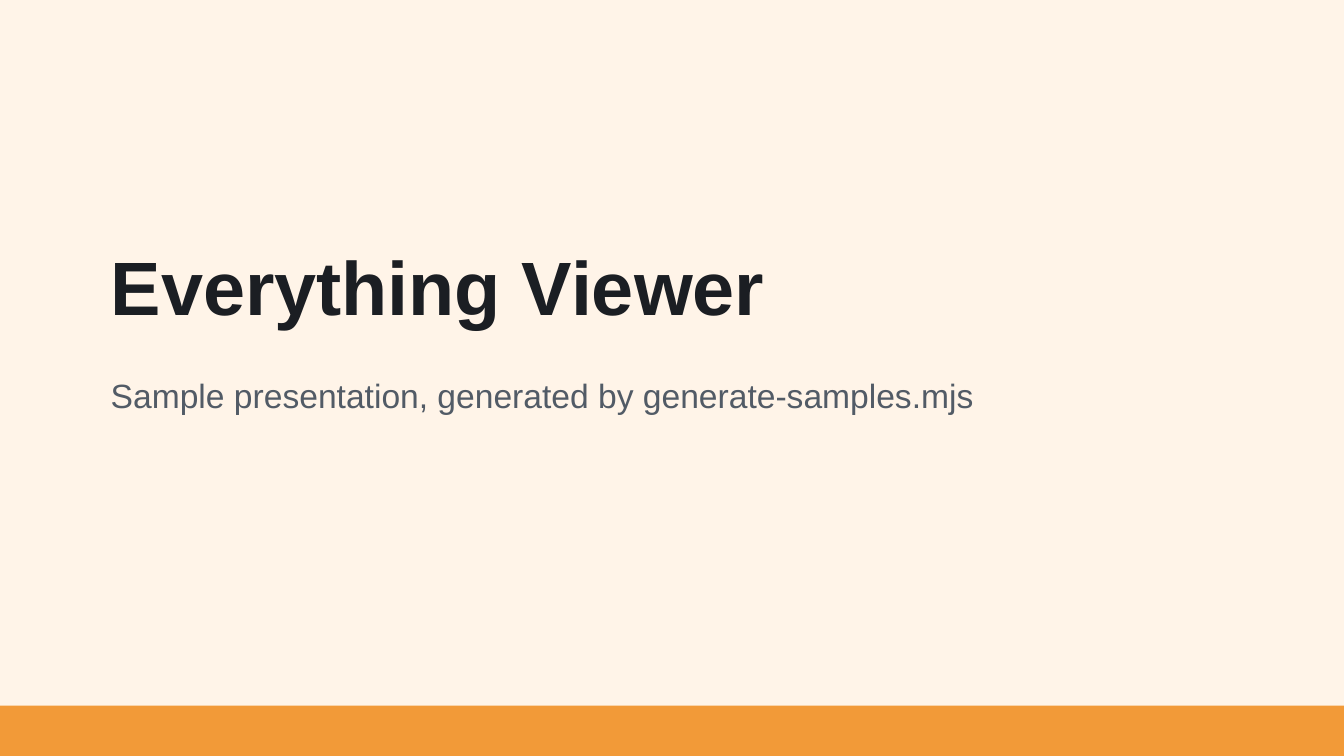
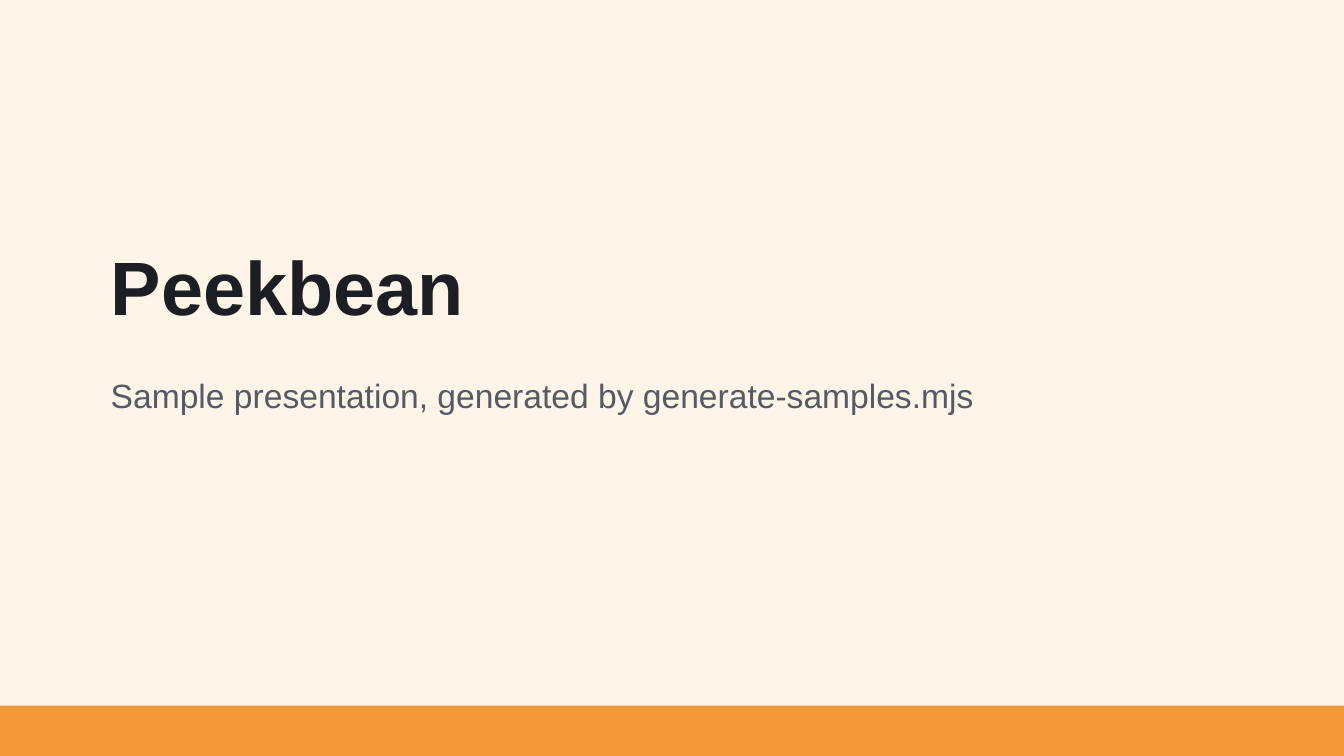
Before and after one commit to Kai-Jungsthoefel/PEEKBEAN, a slide deck: slide 1 of samples/office/presentation.pptx. Drawn at 1344x756 pixels with LibreOffice and Linux fonts; fonts in the diff are those of the drawing. Boxes give left, top, right and bottom in pixels: in the first picture for what was removed or moved away, otherwise in the second. Text is boxed around its words. In the diff, an @@ line names an element or a change of style, - is before the commit and + after.

```diff
--- a/samples/office/presentation.pptx
+++ b/samples/office/presentation.pptx
@@ text at (x1=111, y1=260, x2=464, y2=316): text changed @@
-Everything Viewer
+Peekbean
```
Also in this commit, not shown: 56 other files.
